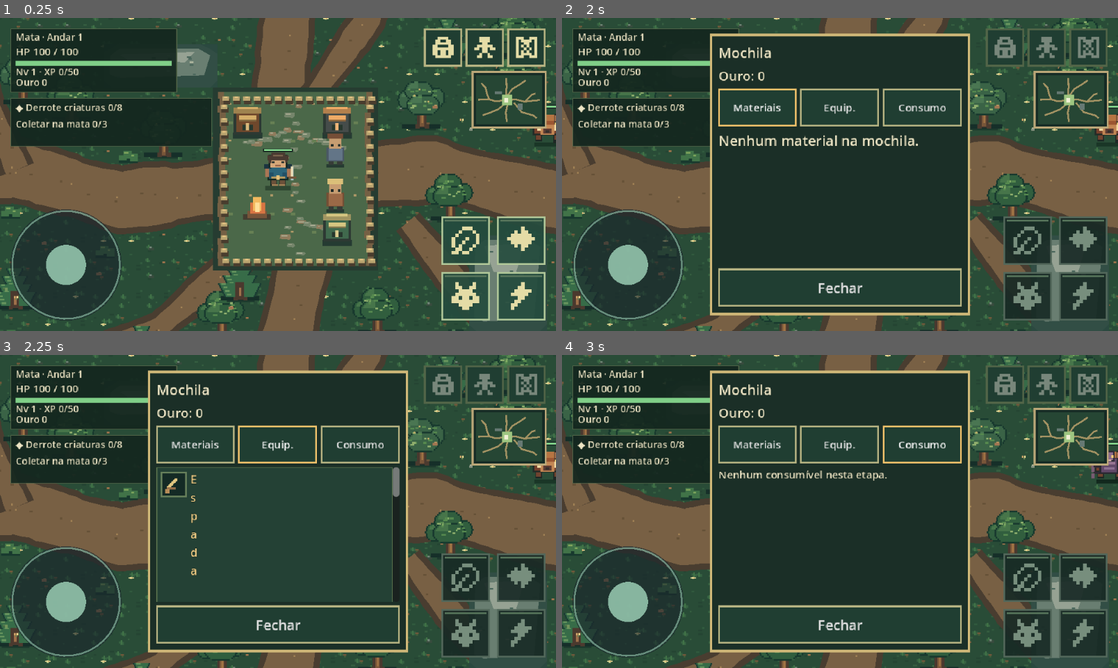
Above: before the commit, frames 1-4 (two rows, left to right).
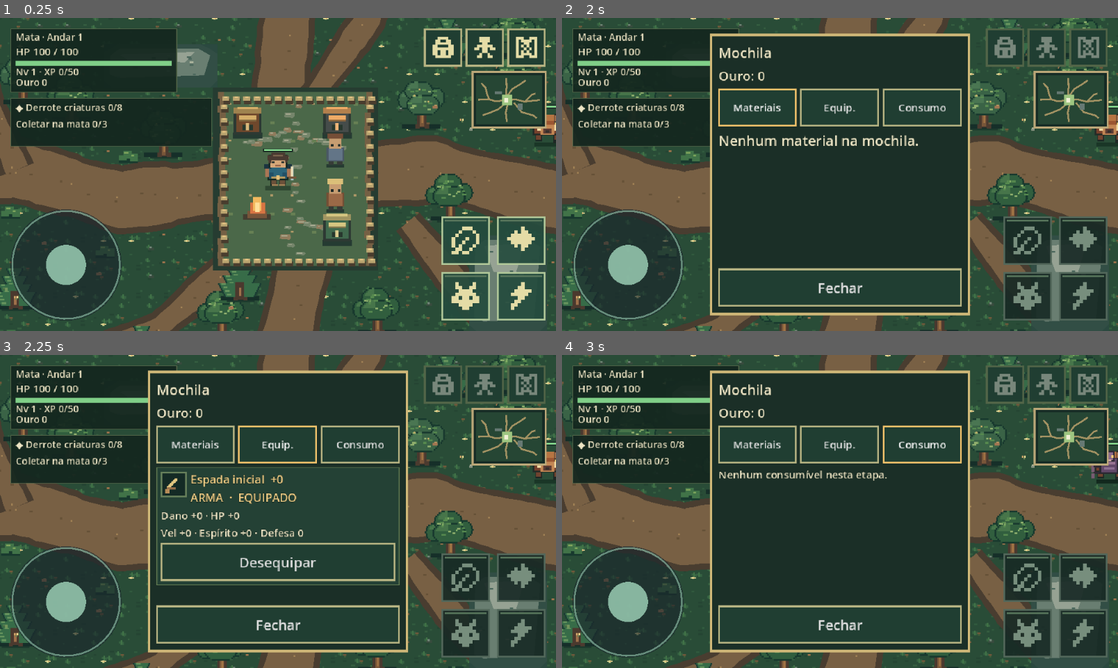
Above: after the commit, the same moments.

Repository: thiagohugo12-dotcom/arveon
Game: Godot game, scene res://scenes/main.tscn
The game is run twice, just before and just after one commit, with the same random seed, the same clock (stepped at 60 frames per second) and the same inputs.
Inputs (mouse positions are in pixels of both pictures, inside the frame that each line leads up to):
- Up to frame 1 (0.25 s): no input
- Up to frame 2 (2 s): click (1006, 46) at 0.52 s; click "Materiais" at 1.25 s
- Up to frame 3 (2.25 s): click "Equip." at 2 s
- Up to frame 4 (3 s): click "Consumo" at 2.75 s

Frames 1-2 are identical in both runs. In frame 3, 2.5% of the frame differs, in the area x 28-72%, y 35-79%; in frame 4, nothing differs.

Commit message:
Keep equipment names readable beside icons

Diff:
--- a/ui/hud.gd
+++ b/ui/hud.gd
@@ -729,6 +729,7 @@
 	label.text = "%s  +%d\n%s%s" % [item.name, upgrade, item.slot.to_upper(), "  ·  EQUIPADO" if progress.equipped[item.slot] == id else ""]
 	label.add_theme_font_size_override("font_size", 13)
 	label.add_theme_color_override("font_color", Color("#edcb84"))
+	label.size_flags_horizontal = Control.SIZE_EXPAND_FILL
 	label.autowrap_mode = TextServer.AUTOWRAP_WORD_SMART
 	header.add_child(label)
 	var description := Label.new()
